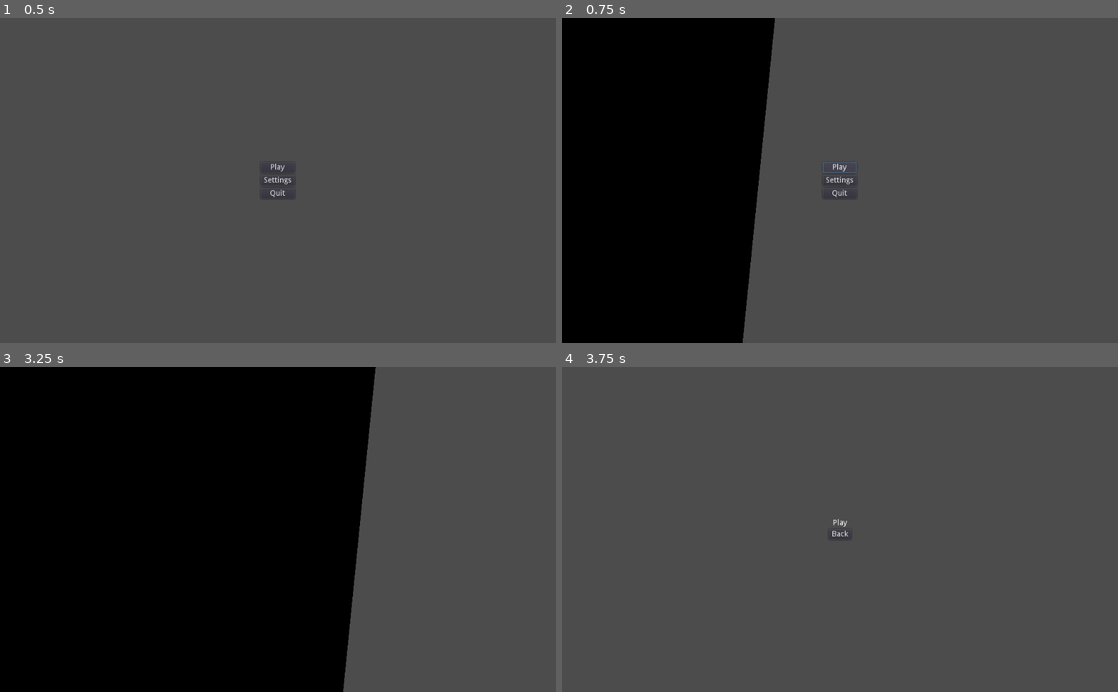
Above: before the commit, frames 1-4 (two rows, left to right).
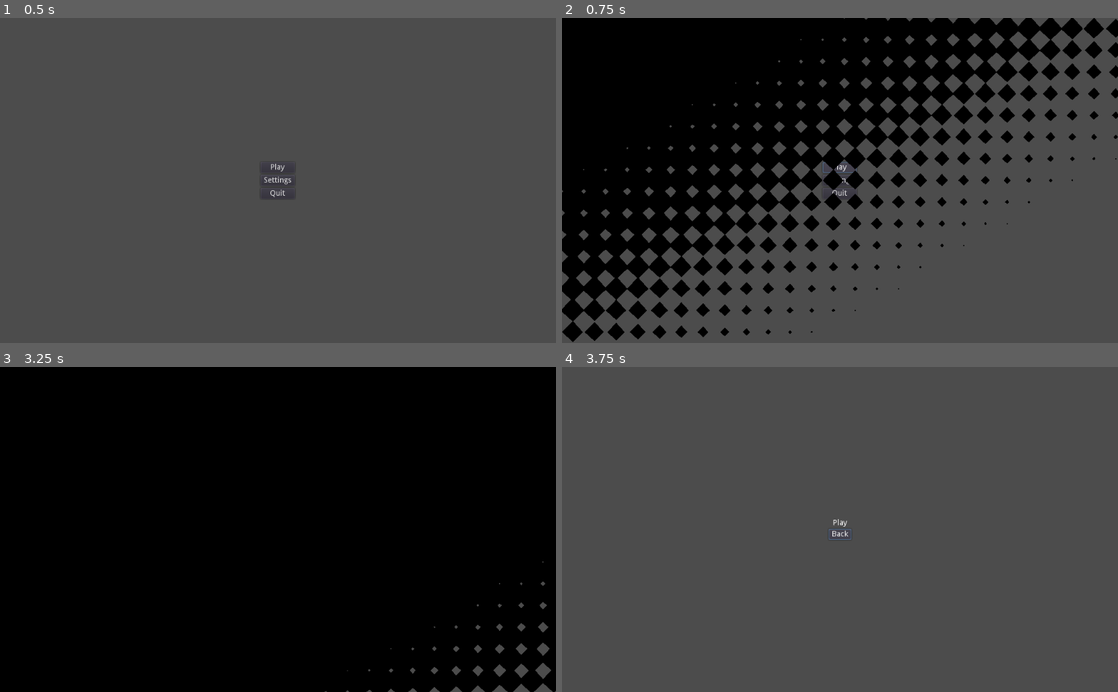
Above: after the commit, the same moments.

Repository: sandcastlegames/tutorial-developing-with-screens-in-godot
Game: Godot game, scene res://nodes/screens/menu-screen.tscn
The game is run twice, just before and just after one commit, with the same random seed, the same clock (stepped at 60 frames per second) and the same inputs.
Inputs:
- Up to frame 1 (0.5 s): no input
- Up to frame 2 (0.75 s): click "Play" at 0.5 s
- Up to frame 3 (3.25 s): tap Enter at 2 s; click "Back" at 2.75 s
- Up to frame 4 (3.75 s): no input

Frame 1 is identical in both runs. In frame 2, 28% of the frame differs, in the area x 0-100%, y 0-100%; in frame 3, 35%, in the area x 58-100%, y 0-100%; in frame 4, less than 0.1%.
Error after the commit: Attempt to call function 'call_deferred' in base 'previously freed instance' on a null instance. (res://nodes/globals/screens.gd:24)

Commit message:
Add shader

Diff:
--- a/nodes/screens/screen.tscn
+++ b/nodes/screens/screen.tscn
@@ -1,12 +1,36 @@
-[gd_scene load_steps=4 format=2]
+[gd_scene load_steps=6 format=2]
 
 [ext_resource path="res://nodes/screens/screen.gd" type="Script" id=1]
 
-[sub_resource type="Animation" id=2]
+[sub_resource type="Shader" id=3]
+code = "shader_type canvas_item;
+
+uniform float amount : hint_range(0, 1) = 0.0;
+uniform float diamondPixelSize = 40.0;
+
+void fragment() {
+	float xFraction = fract(FRAGCOORD.x / diamondPixelSize);
+	float yFraction = fract(FRAGCOORD.y / diamondPixelSize);
+
+	float xDistance = abs(xFraction - 0.5);
+	float yDistance = abs(yFraction - 0.5);
+
+	if (xDistance + yDistance + UV.x + UV.y > amount * 4.0) {
+		discard;
+	}
+}
+"
+
+[sub_resource type="ShaderMaterial" id=4]
+shader = SubResource( 3 )
+shader_param/amount = 0.0
+shader_param/diamondPixelSize = 40.0
+
+[sub_resource type="Animation" id=5]
 resource_name = "hide"
 length = 0.5
 tracks/0/type = "value"
-tracks/0/path = NodePath("Cover:rect_scale")
+tracks/0/path = NodePath("Cover:material:shader_param/amount")
 tracks/0/interp = 1
 tracks/0/loop_wrap = true
 tracks/0/imported = false
@@ -15,14 +39,14 @@
 "times": PoolRealArray( 0, 0.5 ),
 "transitions": PoolRealArray( 1, 1 ),
 "update": 0,
-"values": [ Vector2( 1, 1 ), Vector2( 1e-05, 1 ) ]
+"values": [ 1.0, 0.0 ]
 }
 
 [sub_resource type="Animation" id=1]
 resource_name = "show"
 length = 0.5
 tracks/0/type = "value"
-tracks/0/path = NodePath("Cover:rect_scale")
+tracks/0/path = NodePath("Cover:material:shader_param/amount")
 tracks/0/interp = 1
 tracks/0/loop_wrap = true
 tracks/0/imported = false
@@ -31,7 +55,7 @@
 "times": PoolRealArray( 0, 0.5 ),
 "transitions": PoolRealArray( 1, 1 ),
 "update": 0,
-"values": [ Vector2( 0, 1 ), Vector2( 1, 1 ) ]
+"values": [ 0.0, 1.0 ]
 }
 
 [node name="Screen" type="MarginContainer"]
@@ -42,16 +66,12 @@
 [node name="Transitions" type="CanvasLayer" parent="."]
 
 [node name="Cover" type="ColorRect" parent="Transitions"]
+material = SubResource( 4 )
 anchor_right = 1.0
 anchor_bottom = 1.0
-margin_left = -7.0
-margin_top = -122.0
-margin_right = 86.0
-margin_bottom = 11.0
-rect_rotation = 5.69533
-rect_scale = Vector2( 1e-05, 1 )
+mouse_filter = 2
 color = Color( 0, 0, 0, 1 )
 
 [node name="Animator" type="AnimationPlayer" parent="Transitions"]
-anims/hide = SubResource( 2 )
+anims/hide = SubResource( 5 )
 anims/show = SubResource( 1 )
